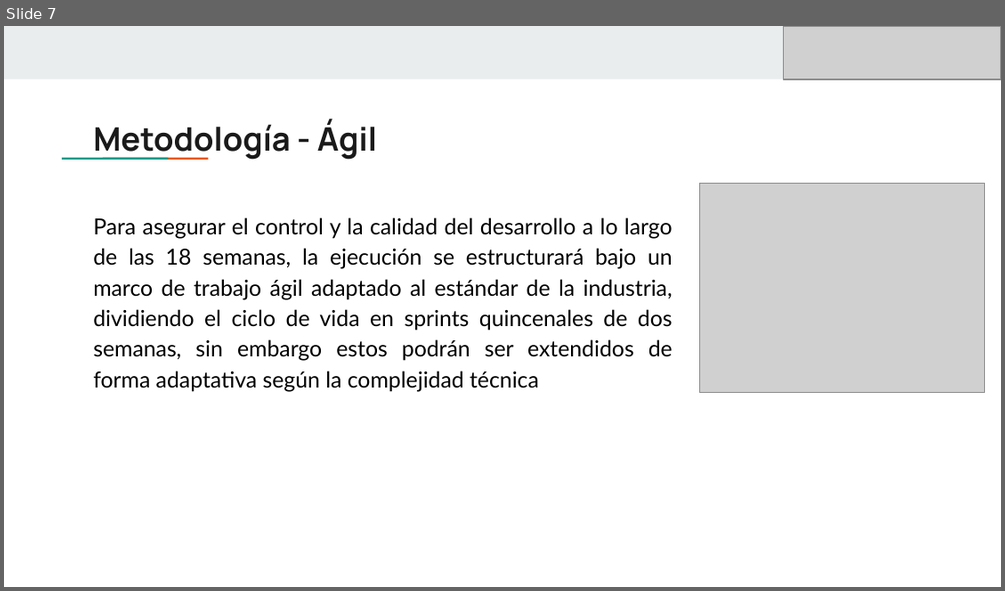
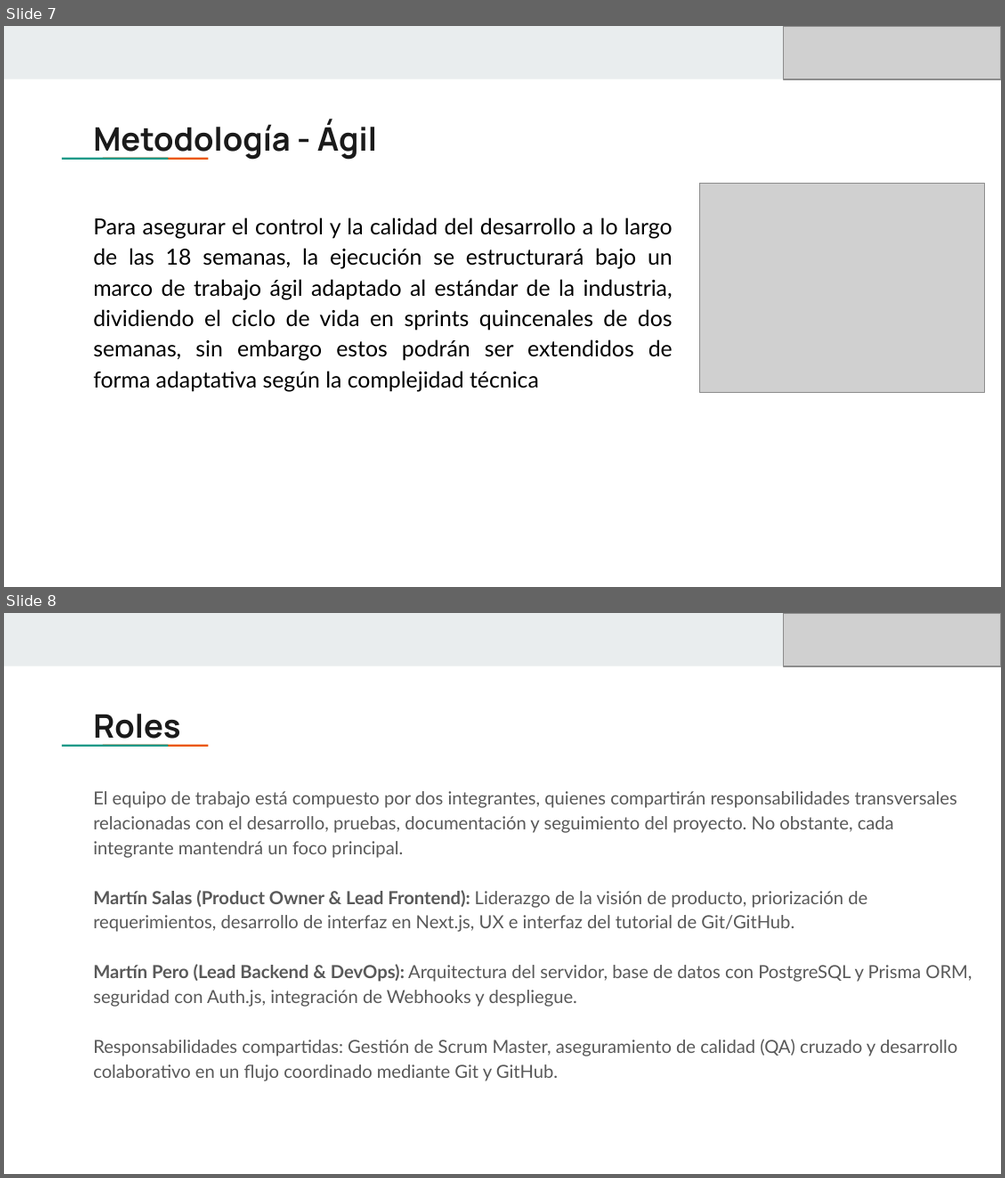
Before and after one commit to HalCyon150/Capstone-Bug-Hunter, a slide deck: Presentacion Proyecto Capstone_ Bug Hunter.pptx. Shown one above the other, each under a label of ours: slide 7 before the commit, slides 7 and 8 after it. The pictures are 1005x591 and 1005x1178 pixels, drawn with LibreOffice and Linux fonts; fonts in the diff are those of the drawing; grey boxes stand for pictures. Boxes give left, top, right and bottom in pixels: in the first picture for what was removed or moved away, otherwise in the second. Text is boxed around its words. In the diff, an @@ line names an element or a change of style, - is before the commit and + after.

```diff
--- a/Presentacion Proyecto Capstone_ Bug Hunter.pptx
+++ b/Presentacion Proyecto Capstone_ Bug Hunter.pptx
@@ slide 8 added at bbox=[4, 613, 1001, 1174], background #FFFFFF; not listed: 3 template elements that a slide beside it also shows @@
@@ picture added at bbox=[784, 613, 1001, 666] @@
@@ title added at bbox=[93, 714, 180, 747], 23.4 pt, text #1A1A1A, bold @@
+Roles
@@ text added at bbox=[93, 791, 971, 1081], 13 pt, text #595959 @@
+El equipo de trabajo está compuesto por dos integrantes, quienes compartirán responsabilidades transversales relacionadas con el desarrollo, pruebas, documentación y seguimiento del proyecto. No obstante, cada integrante mantendrá un foco principal.
+Martín Salas (Product Owner & Lead Frontend): Liderazgo de la visión de producto, priorización de requerimientos, desarrollo de interfaz en Next.js, UX e interfaz del tutorial de Git/GitHub.
+Martín Pero (Lead Backend & DevOps): Arquitectura del servidor, base de datos con PostgreSQL y Prisma ORM, seguridad con Auth.js, integración de Webhooks y despliegue.
+Responsabilidades compartidas: Gestión de Scrum Master, aseguramiento de calidad (QA) cruzado y desarrollo colaborativo en un flujo coordinado mediante Git y GitHub.
```
Also in this commit, not shown: 1 slide changed.
